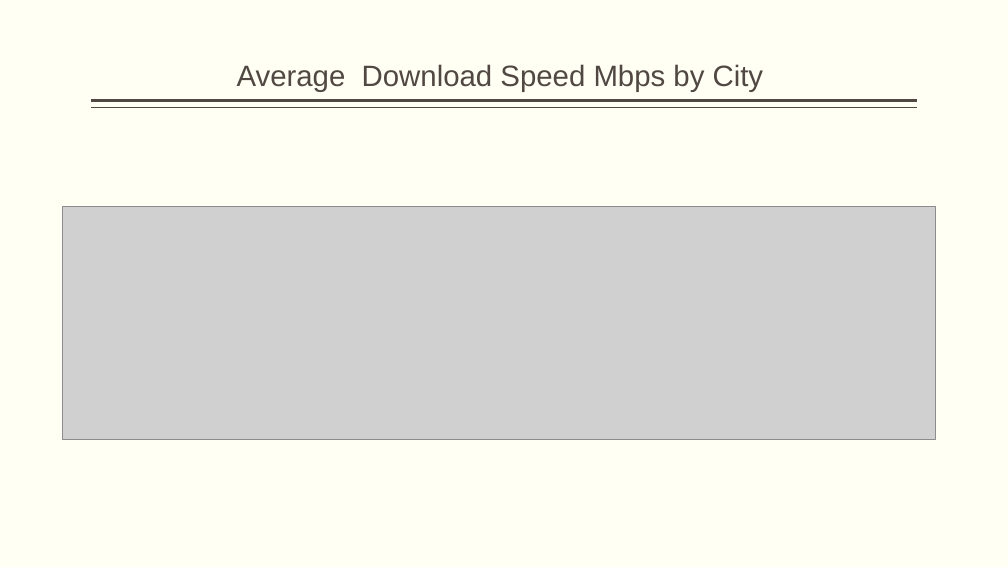
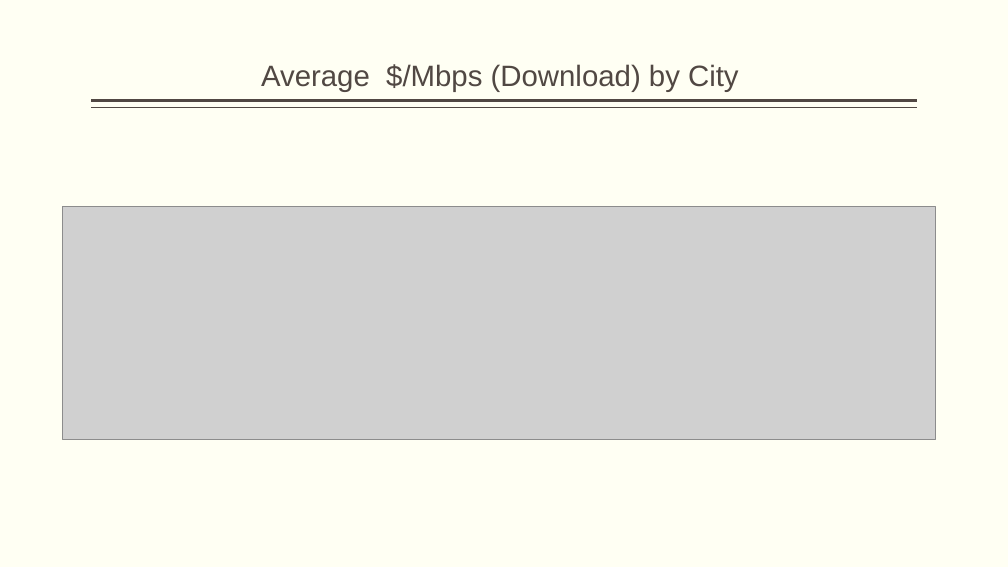
Before and after one commit to vsmolina/fiber_group, a slide deck: slide 8 of reports/Fiber_Group_Presenetation.pptx. Drawn at 1008x567 pixels with LibreOffice and Linux fonts; fonts in the diff are those of the drawing; grey boxes stand for pictures. Boxes give left, top, right and bottom in pixels: in the first picture for what was removed or moved away, otherwise in the second. Text is boxed around its words. In the diff, an @@ line names an element or a change of style, - is before the commit and + after.

```diff
--- a/reports/Fiber_Group_Presenetation.pptx
+++ b/reports/Fiber_Group_Presenetation.pptx
@@ title at (261, 64, 739, 92): text changed @@
-Average Download Speed Mbps by City
+Average $/Mbps (Download) by City
```
Also in this commit, not shown: 5 other slides changed, 1 other file.
